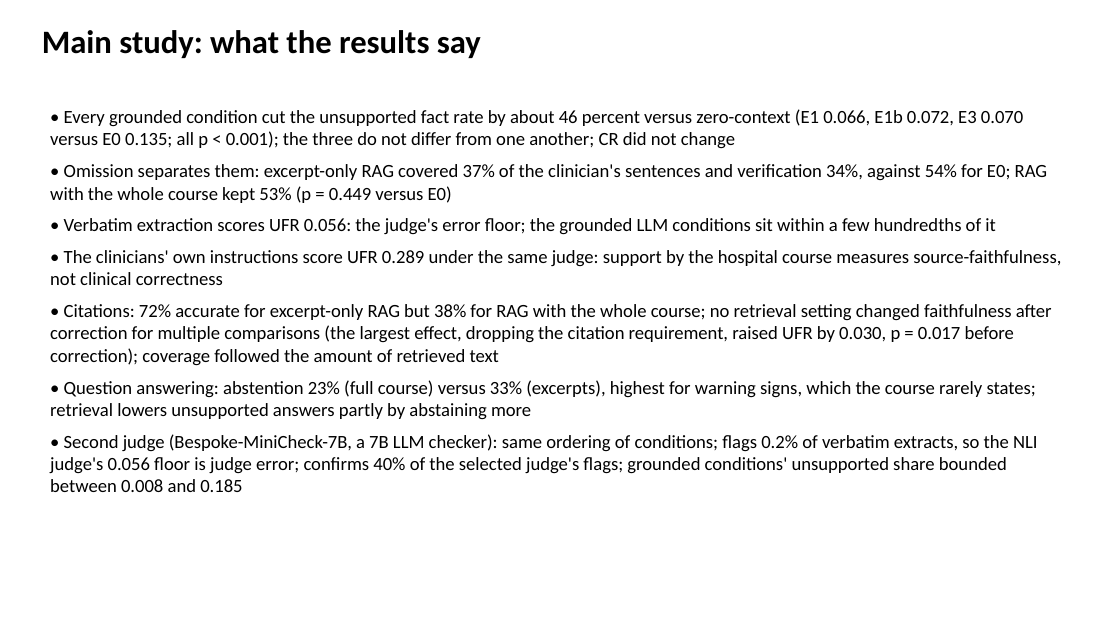
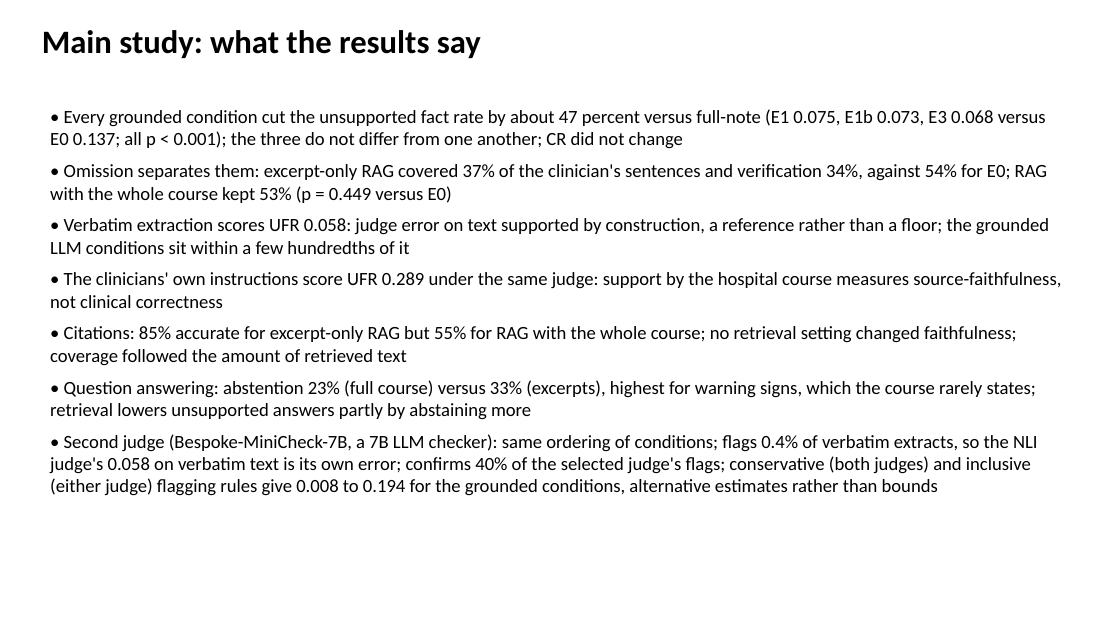
Before and after one commit to slay-a/medical-hallucination-eval, a slide deck: slide 13 of deliverables/Progress_Slides_Fall2026.pptx. Drawn at 1120x630 pixels with LibreOffice and Linux fonts; fonts in the diff are those of the drawing. Boxes give left, top, right and bottom in pixels: in the first picture for what was removed or moved away, otherwise in the second. Text is boxed around its words. In the diff, an @@ line names an element or a change of style, - is before the commit and + after.

```diff
--- a/deliverables/Progress_Slides_Fall2026.pptx
+++ b/deliverables/Progress_Slides_Fall2026.pptx
@@ text at [50,109,1046,149]: text changed @@
-• Every grounded condition cut the unsupported fact rate by about 46 percent versus zero-context (E1 0.066, E1b 0.072, E3 0.070 versus E0 0.135; all p < 0.001); the three do not differ from one another; CR did not change
+• Every grounded condition cut the unsupported fact rate by about 47 percent versus full-note (E1 0.075, E1b 0.073, E3 0.068 versus E0 0.137; all p < 0.001); the three do not differ from one another; CR did not change
@@ text at [50,218,1049,254]: text changed @@
-• Verbatim extraction scores UFR 0.056: the judge's error floor; the grounded LLM conditions sit within a few hundredths of it
+• Verbatim extraction scores UFR 0.058: judge error on text supported by construction, a reference rather than a floor; the grounded LLM conditions sit within a few hundredths of it
@@ text at [50,326,1017,366]: text changed @@
-• Citations: 72% accurate for excerpt-only RAG but 38% for RAG with the whole course; no retrieval setting changed faithfulness after correction for multiple comparisons (the largest effect, dropping the citation requirement, raised UFR by 0.030, p = 0.017 before correction); coverage followed the amount of retrieved text
+• Citations: 85% accurate for excerpt-only RAG but 55% for RAG with the whole course; no retrieval setting changed faithfulness; coverage followed the amount of retrieved text
@@ text at [50,434,1038,496]: text changed @@
-• Second judge (Bespoke-MiniCheck-7B, a 7B LLM checker): same ordering of conditions; flags 0.2% of verbatim extracts, so the NLI judge's 0.056 floor is judge error; confirms 40% of the selected judge's flags; grounded conditions' unsupported share bounded between 0.008 and 0.185
+• Second judge (Bespoke-MiniCheck-7B, a 7B LLM checker): same ordering of conditions; flags 0.4% of verbatim extracts, so the NLI judge's 0.058 on verbatim text is its own error; confirms 40% of the selected judge's flags; conservative (both judges) and inclusive (either judge) flagging rules give 0.008 to 0.194 for the grounded conditions, alternative estimates rather than bounds
```
Also in this commit, not shown: 10 other slides changed, 4 other files.
